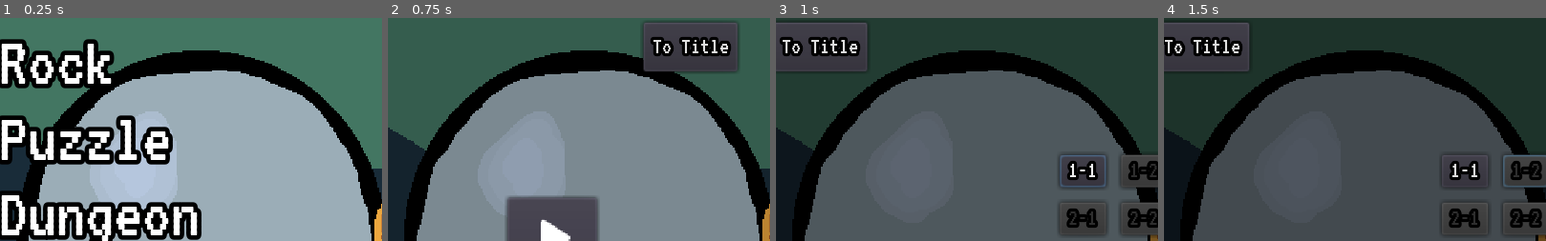
Above: before the commit, frames 1-4 (left to right).
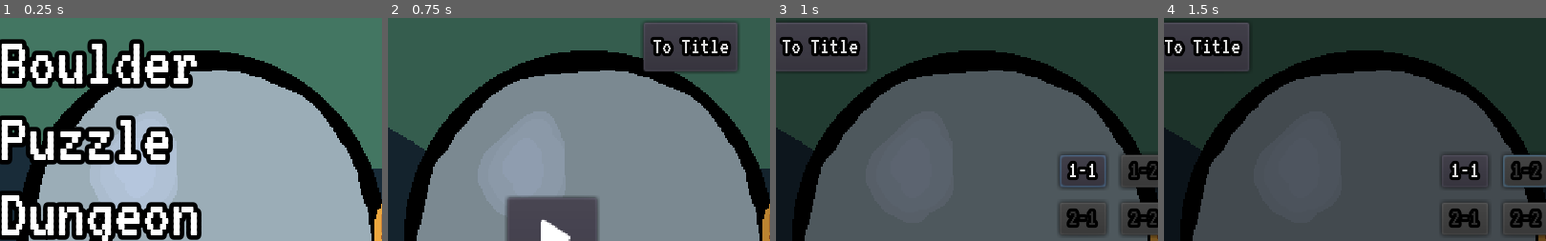
Above: after the commit, the same moments.

Repository: bc5g15/rock-push
Game: Godot game, scene res://MenuShift.tscn
The game is run twice, just before and just after one commit, with the same random seed, the same clock (stepped at 60 frames per second) and the same inputs.
Inputs (mouse positions are % of the whole screen's width and height, from its top left):
- Up to frame 1 (0.25 s): no input
- Up to frame 2 (0.75 s): click (81, 49) at 0.5 s
- Up to frame 3 (1 s): no input
- Up to frame 4 (1.5 s): tap Enter (ui_accept) at 1.25 s; hold D (right) from 1.28 s (still down)
The pictures show only the part of the screen within x 2-52%, y 0-50%; the shares and areas given below are measured in that part.

The runs differ from the first frame. In frame 1, 4.6% of the frame differs, in the area x 2-52%, y 9-32%; in frame 2, nothing differs; in frame 3, nothing differs; in frame 4, nothing differs.

Commit message:
Change title to 'Boulder Puzzle Dungeon'

Diff:
--- a/Prefabs/Menu/TitleScreen.tscn
+++ b/Prefabs/Menu/TitleScreen.tscn
@@ -21,7 +21,7 @@
 margin_right = 142.67
 margin_bottom = 159.307
 custom_fonts/font = SubResource( 1 )
-text = "Rock
+text = "Boulder
 Puzzle
 Dungeon"
 __meta__ = {
